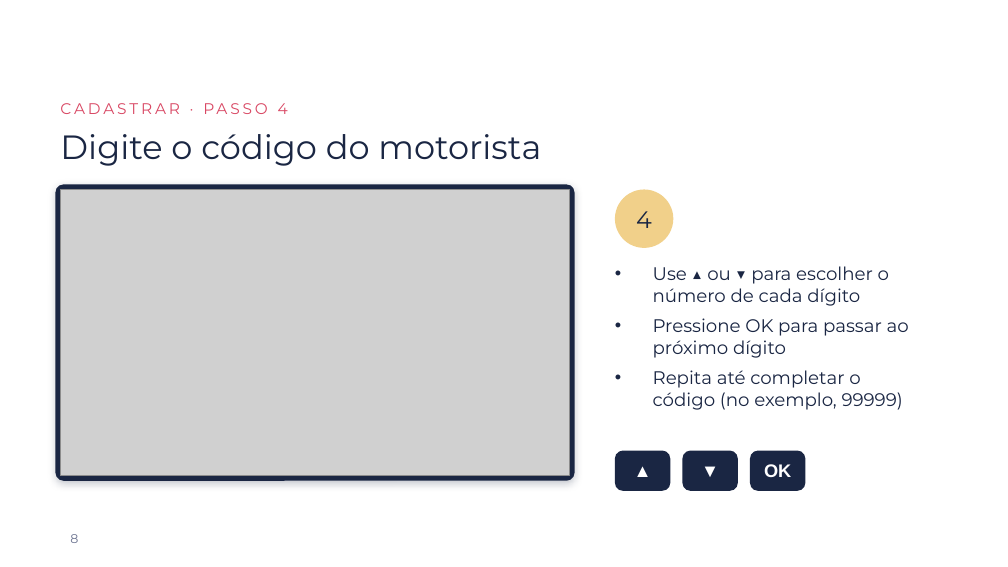
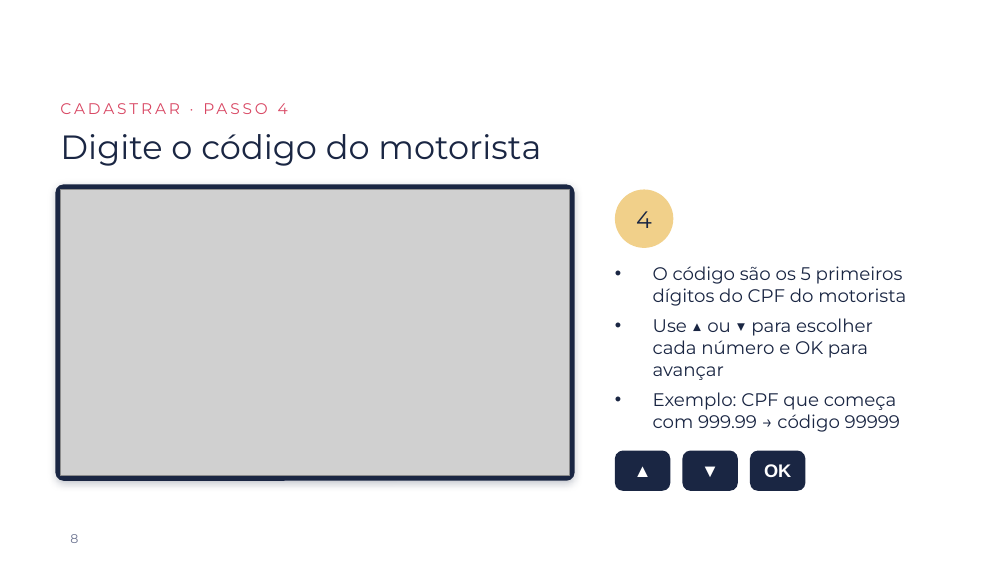
Before and after one commit to kallorvan/Manuais-de-uso, a slide deck: slide 8 of tacografo/Manual_Tacografo_Digital.pptx. Drawn at 1008x567 pixels with LibreOffice and Linux fonts; fonts in the diff are those of the drawing; grey boxes stand for pictures; background and template pictures are left out. Boxes give left, top, right and bottom in pixels: in the first picture for what was removed or moved away, otherwise in the second. Text is boxed around its words. In the diff, an @@ line names an element or a change of style, - is before the commit and + after.

```diff
--- a/tacografo/Manual_Tacografo_Digital.pptx
+++ b/tacografo/Manual_Tacografo_Digital.pptx
@@ text at bbox=[653, 266, 906, 432]: text changed @@
-• Use ▲ ou ▼ para escolher o número de cada dígito
-• Pressione OK para passar ao próximo dígito
-• Repita até completar o código (no exemplo, 99999)
+• O código são os 5 primeiros dígitos do CPF do motorista
+• Use ▲ ou ▼ para escolher cada número e OK para avançar
+• Exemplo: CPF que começa com 999.99 → código 99999
```
Also in this commit, not shown: 1 other slide changed, 3 other files.
